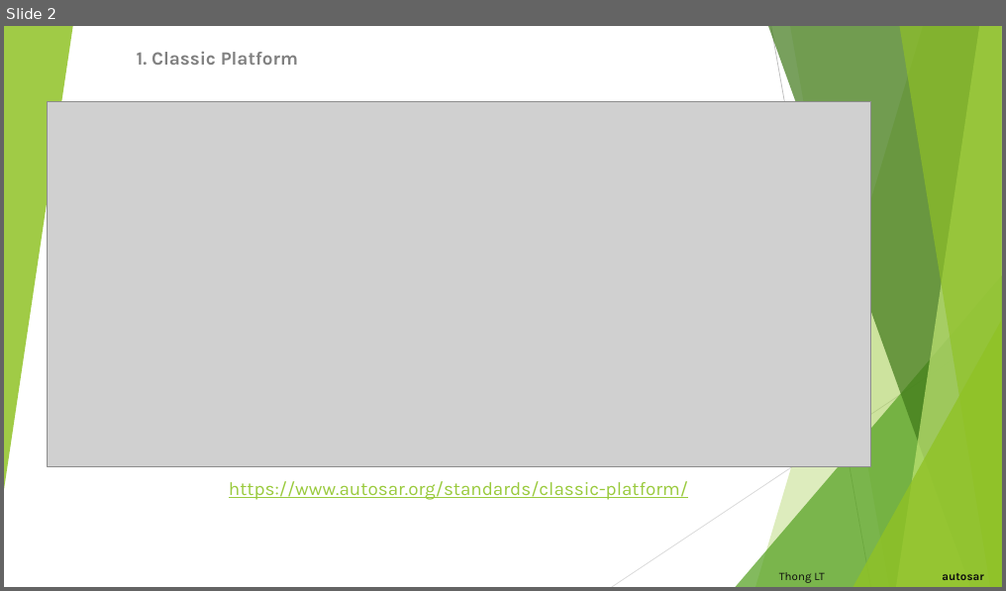
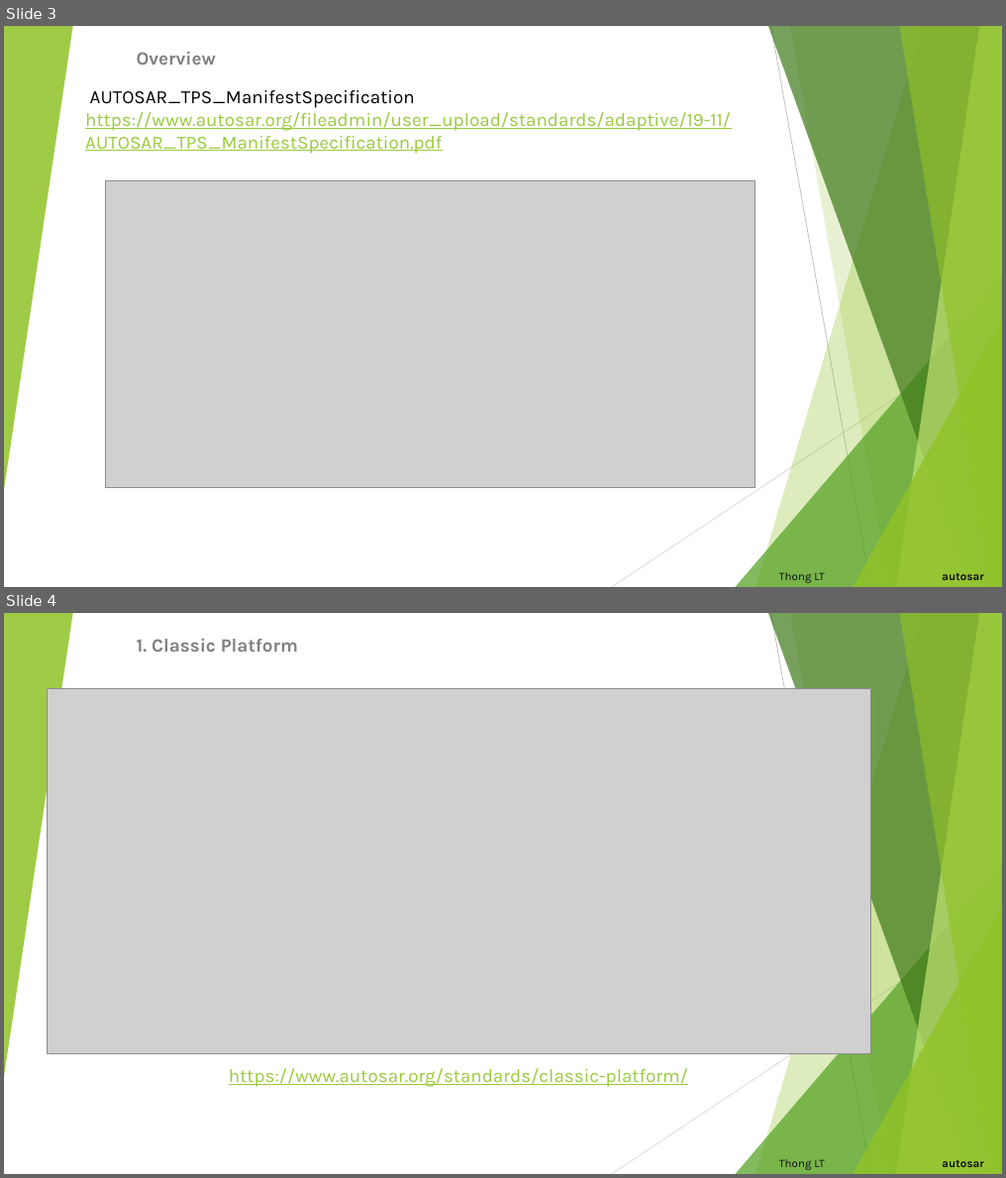
Before and after one commit to letrthong/autosar, a slide deck: Autosar.pptx. Shown one above the other, each under a label of ours: slide 2 before the commit, slides 3 and 4 after it. The pictures are 1006x591 and 1006x1178 pixels, drawn with LibreOffice and Linux fonts; fonts in the diff are those of the drawing; grey boxes stand for pictures. Boxes give left, top, right and bottom in pixels: in the first picture for what was removed or moved away, otherwise in the second. Text is boxed around its words. In the diff, an @@ line names an element or a change of style, - is before the commit and + after.

```diff
--- a/Autosar.pptx
+++ b/Autosar.pptx
@@ slide 3 added at <box>4,26,1002,587</box>, background #FFFFFF; not listed: 10 template elements that a slide beside it also shows @@
@@ subtitle added at <box>137,51,216,65</box>, 18 pt, text #808080, bold @@
+Overview
@@ text added at <box>85,90,731,154</box>, 18 pt, text #99CA3C, underline @@
+AUTOSAR_TPS_ManifestSpecification https://www.autosar.org/fileadmin/user_upload/standards/adaptive/19-11/AUTOSAR_TPS_ManifestSpecification.pdf
@@ picture added at <box>106,181,755,488</box> @@
@@ title added at <box>779,572,984,583</box>, 11 pt, text #0D0D0D @@
+Thong LT autosar
@@ what was slide 2 is now slide 4 @@
```
Also in this commit, not shown: 2 slides changed, 4 other slides added, 1 other file.
